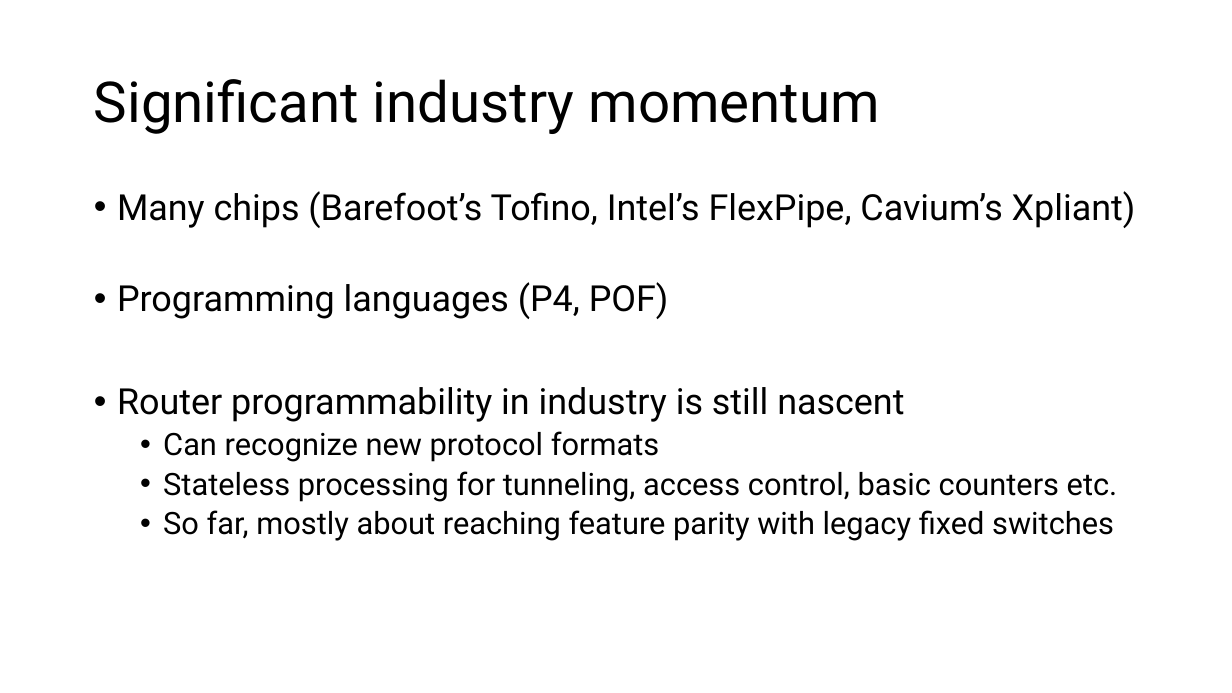
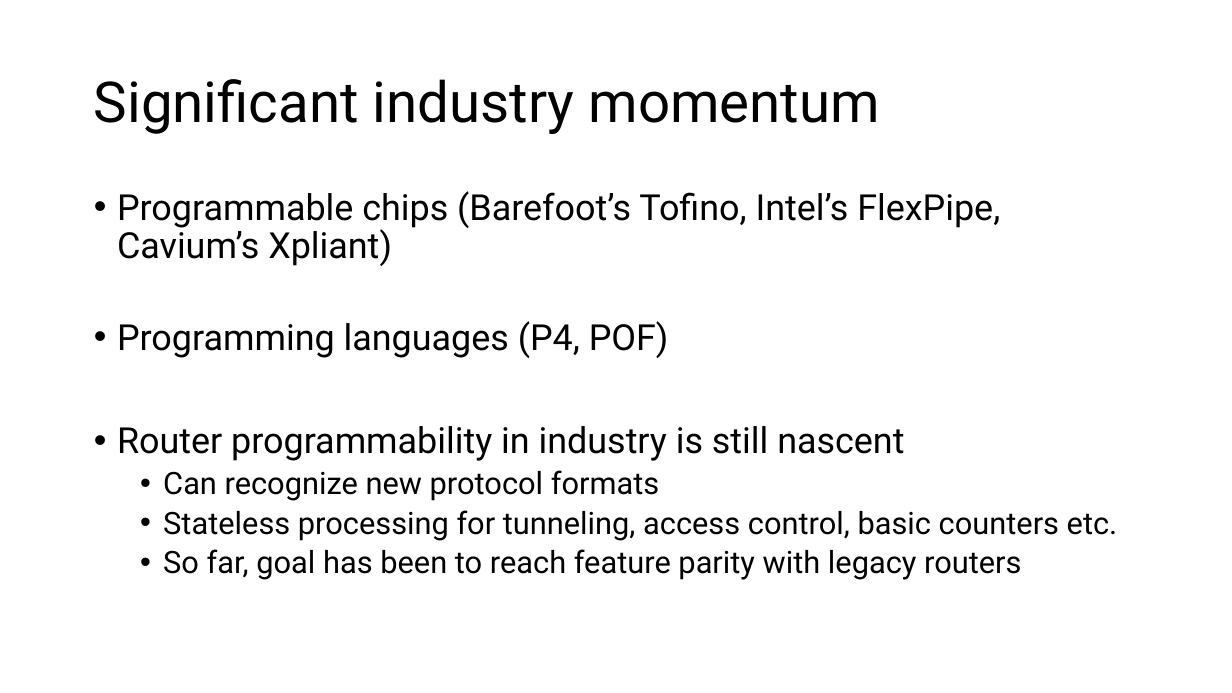
Before and after one commit to anirudhSK/pifo-domino-marple-ppts, a slide deck: slide 8 of combined_domino_pifo.pptx. Drawn at 1232x693 pixels with LibreOffice and Linux fonts; fonts in the diff are those of the drawing. Boxes give left, top, right and bottom in pixels: in the first picture for what was removed or moved away, otherwise in the second. Text is boxed around its words. In the diff, an @@ line names an element or a change of style, - is before the commit and + after.

Commit message:
Change switch to router, few more tweaks

```diff
--- a/combined_domino_pifo.pptx
+++ b/combined_domino_pifo.pptx
@@ text at [117,191,1000,266]: text changed @@
-• Many chips (Barefoot’s Tofino, Intel’s FlexPipe, Cavium’s Xpliant)
+• Programmable chips (Barefoot’s Tofino, Intel’s FlexPipe, Cavium’s Xpliant)
@@ text at [163,549,1021,580]: text changed @@
-  • So far, mostly about reaching feature parity with legacy fixed switches
+  • So far, goal has been to reach feature parity with legacy routers
```
Also in this commit, not shown: 3 other slides changed.
